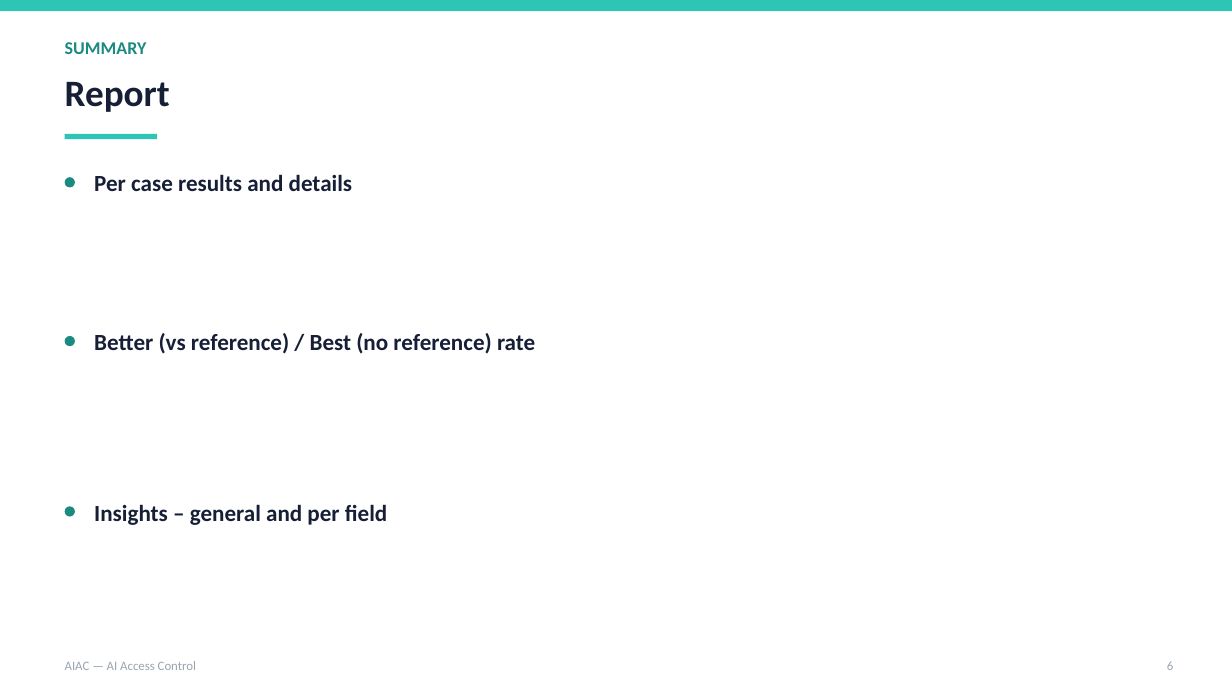
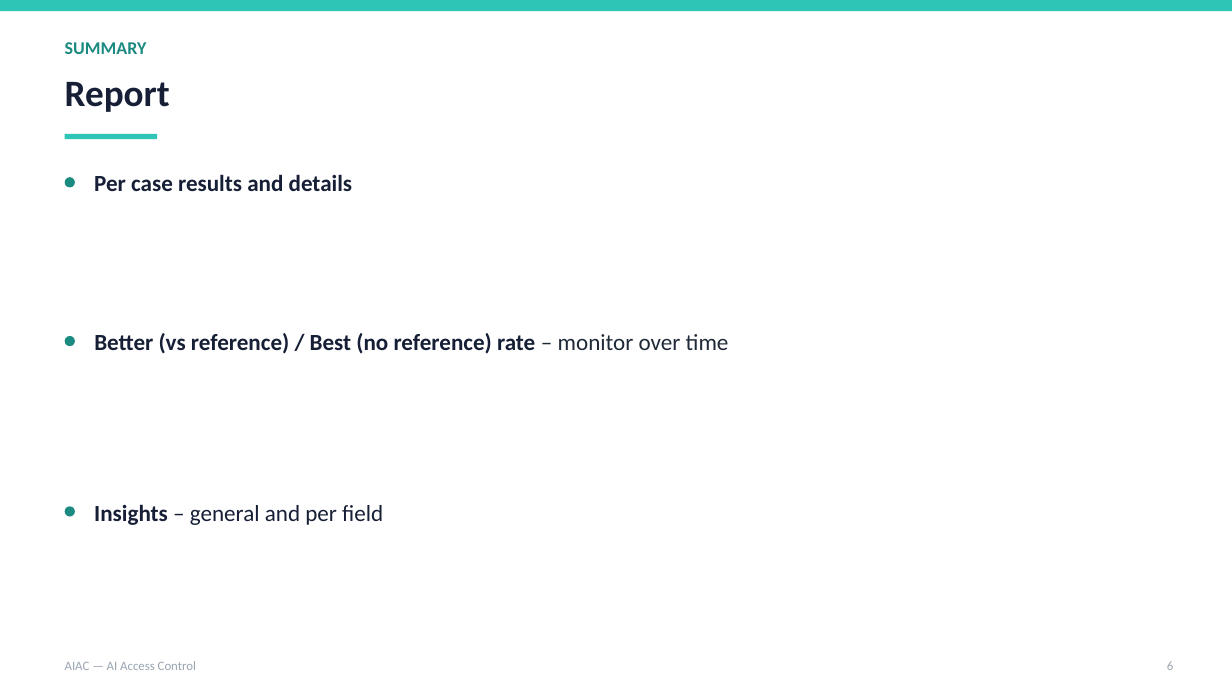
Before and after one commit to kagenti/kagenti-extensions, a slide deck: slide 9 of aiac/docs/presentations/aiac-eval-guardium.pptx. Drawn at 1232x693 pixels with LibreOffice and Linux fonts; fonts in the diff are those of the drawing. Boxes give left, top, right and bottom in pixels: in the first picture for what was removed or moved away, otherwise in the second. Text is boxed around its words. In the diff, an @@ line names an element or a change of style, - is before the commit and + after.

```diff
--- a/aiac/docs/presentations/aiac-eval-guardium.pptx
+++ b/aiac/docs/presentations/aiac-eval-guardium.pptx
@@ text at bbox=[94, 333, 729, 354]: text changed @@
-Better (vs reference) / Best (no reference) rate
+Better (vs reference) / Best (no reference) rate – monitor over time
@@ text "Insights – general and per ..." at bbox=[94, 504, 383, 525]: bold off in "– general and per field" @@
```
Also in this commit, not shown: 22 other files.
